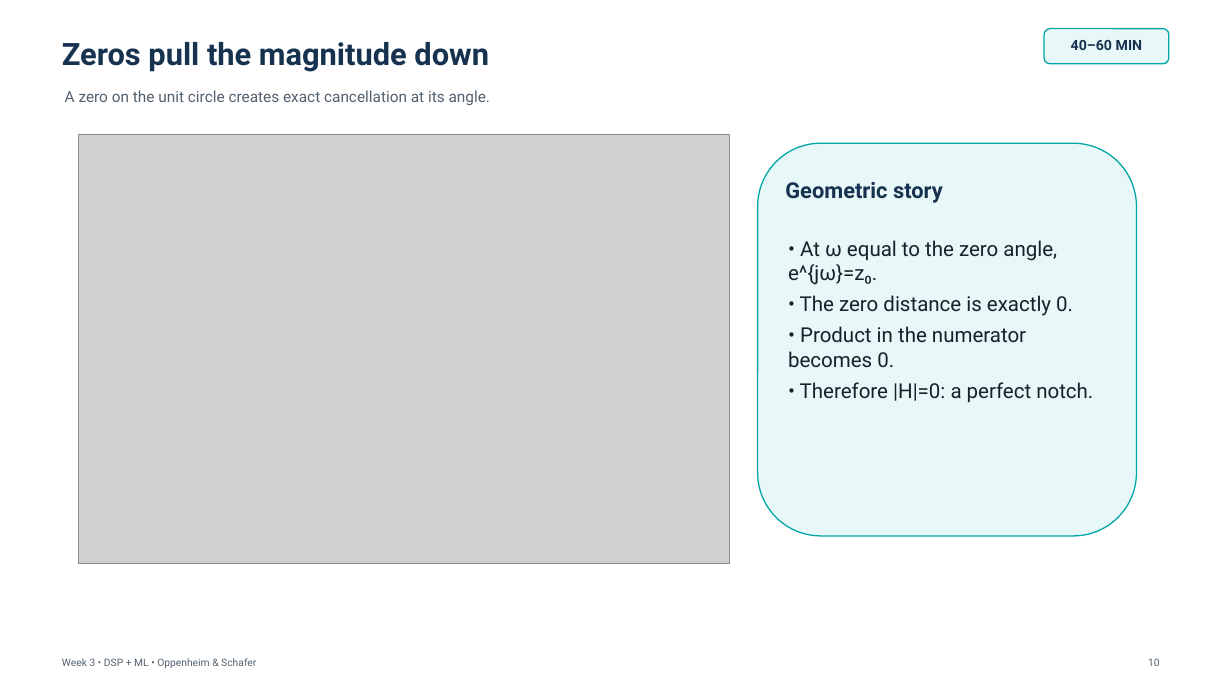
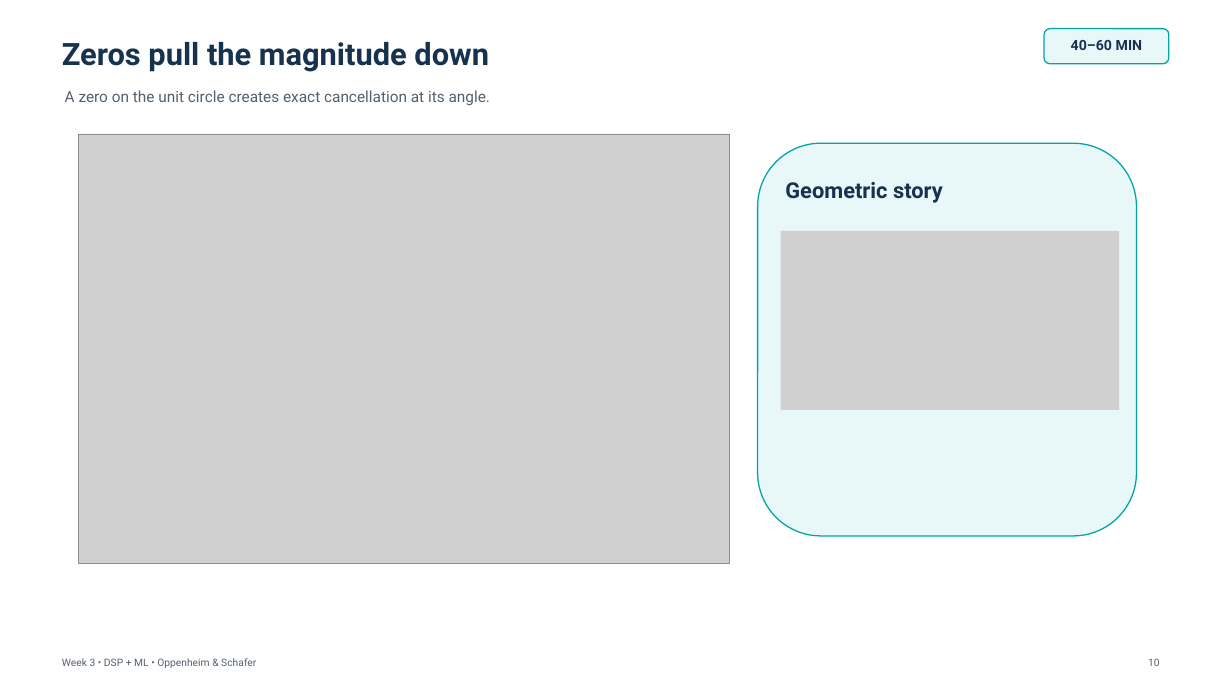
Before and after one commit to mathys2000/ecen45632_f26, a slide deck: slide 12 of lecture_slides/Week3_Lecture6_Transfer_Functions_PoleZero_091026_forClass.pptx. Drawn at 1232x693 pixels with LibreOffice and Linux fonts; fonts in the diff are those of the drawing; grey boxes stand for pictures. Boxes give left, top, right and bottom in pixels: in the first picture for what was removed or moved away, otherwise in the second. Text is boxed around its words. In the diff, an @@ line names an element or a change of style, - is before the commit and + after.

```diff
--- a/lecture_slides/Week3_Lecture6_Transfer_Functions_PoleZero_091026_forClass.pptx
+++ b/lecture_slides/Week3_Lecture6_Transfer_Functions_PoleZero_091026_forClass.pptx
@@ picture added at (781,231,1119,410) @@
@@ text removed at (788,240,1093,402) @@
-• At ω equal to the zero angle, e^{jω}=z₀.
-• The zero distance is exactly 0.
-• Product in the numerator becomes 0.
-• Therefore |H|=0: a perfect notch.
```
Also in this commit, not shown: 4 other slides changed, 1 slide added, 13 other files.
